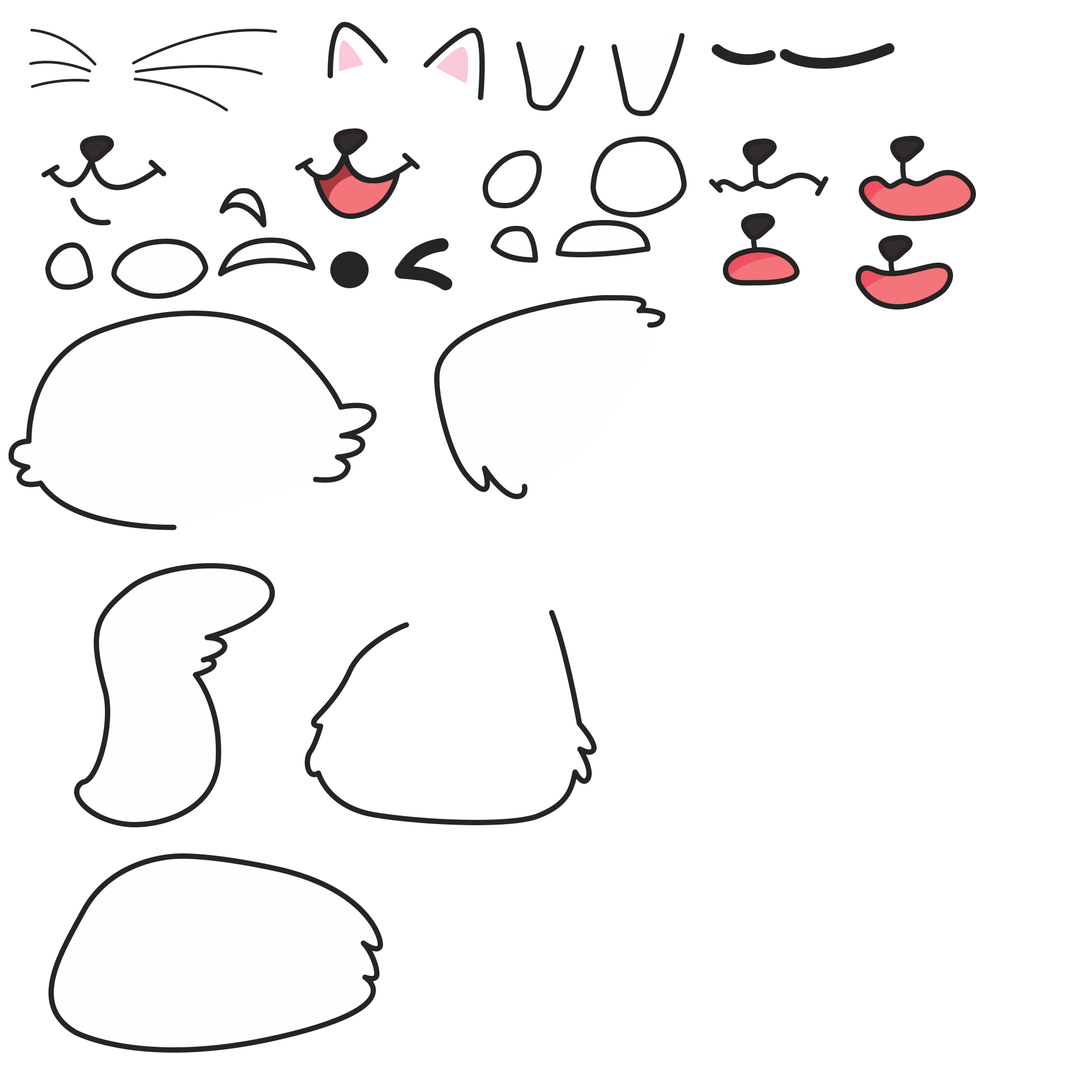
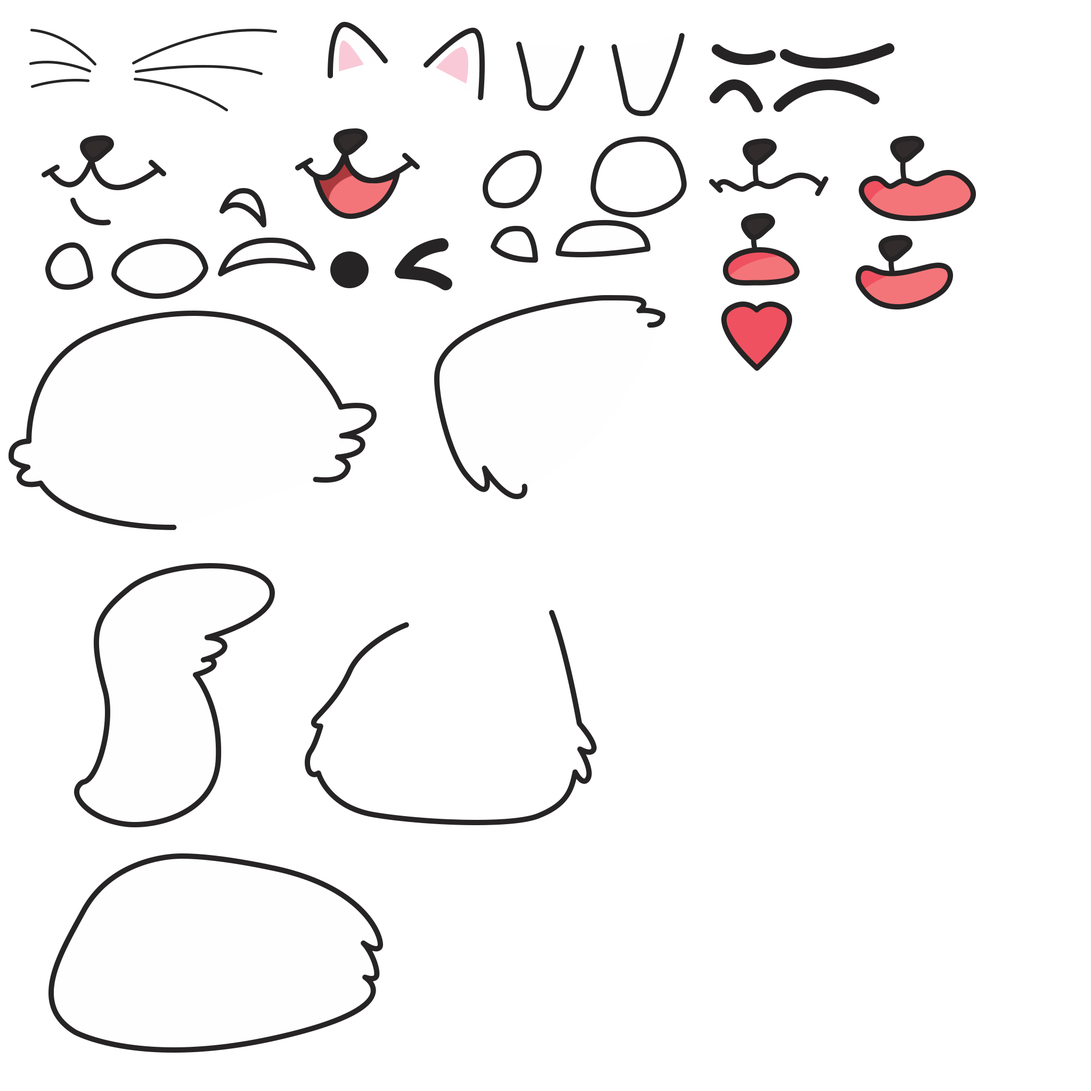
Layers edited between the first and the second (1091, 1091) image:
added layer "Shape 37" above "Shape 33" over [721, 301, 793, 371]
added layer "Shape 39" above "Shape 38" over [709, 79, 764, 113]
added layer "Shape 38" above "Shape 10" over [773, 79, 880, 112]
painted on "Shape 36" over [362, 610, 553, 658]
